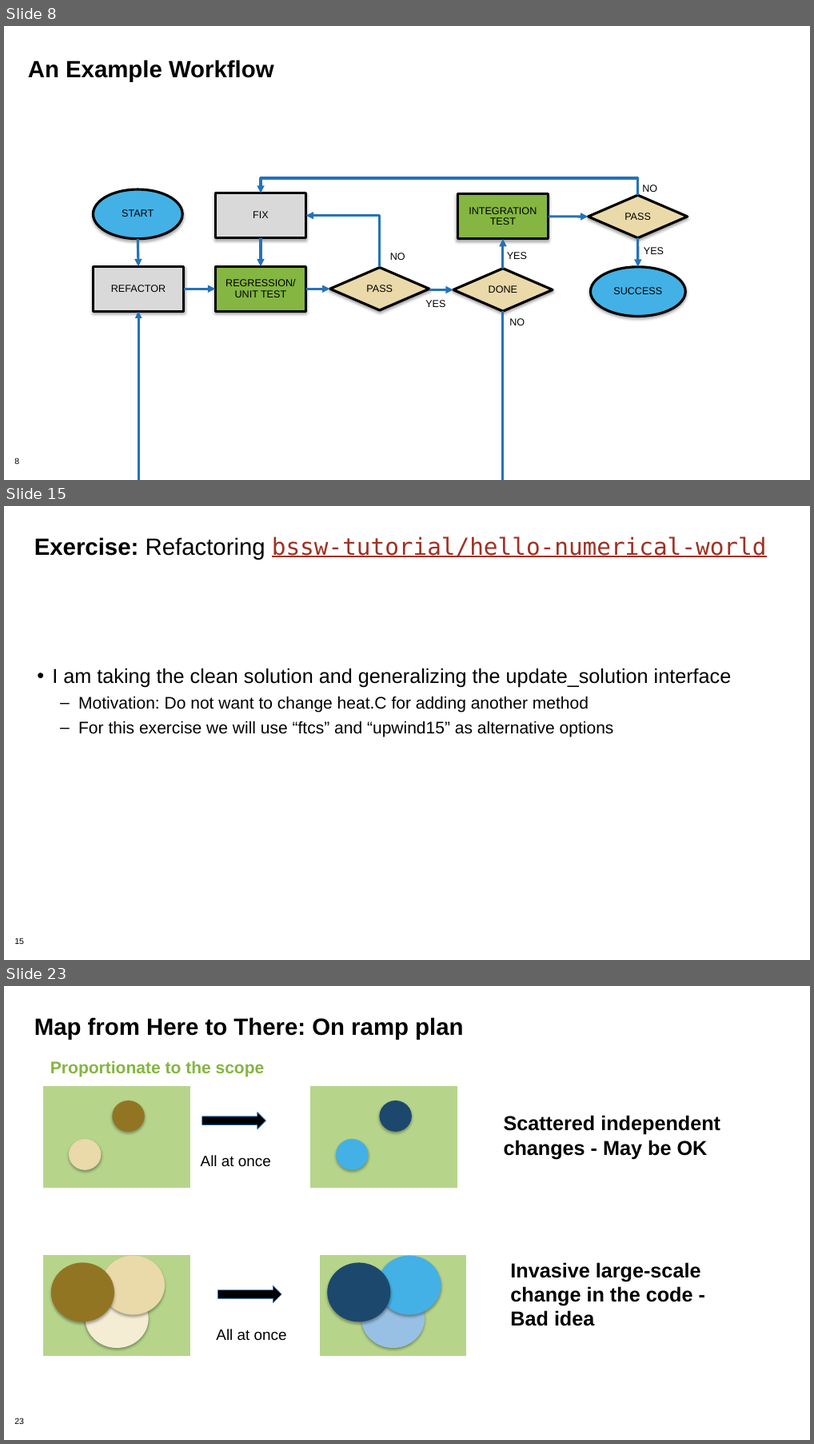
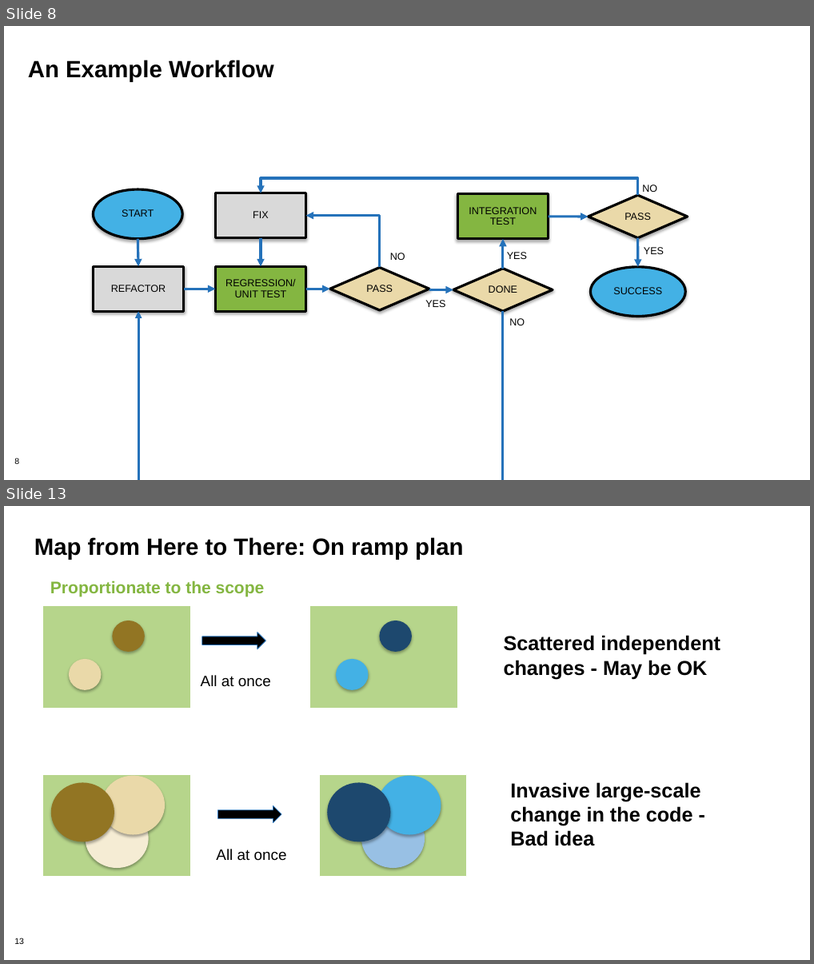
Before and after one commit to bssw-tutorial/presentations, a slide deck: refactoring.pptx. Shown one above the other, each under a label of ours: slides 8, 15 and 23 before the commit, slides 8 and 13 after it; the slides between them are not shown. The pictures are 814x1444 and 814x964 pixels, drawn with LibreOffice and Linux fonts; fonts in the diff are those of the drawing. Boxes give left, top, right and bottom in pixels: in the first picture for what was removed or moved away, otherwise in the second. Text is boxed around its words. In the diff, an @@ line names an element or a change of style, - is before the commit and + after.

Commit message:
redid refactoring

```diff
--- a/refactoring.pptx
+++ b/refactoring.pptx
@@ slide 15 removed at box(4, 506, 810, 960), background #FFFFFF; not listed: 1 template element that a slide beside it also shows @@
@@ title removed at box(34, 536, 767, 560) @@
-Exercise: Refactoring bssw-tutorial/hello-numerical-world
@@ text removed at box(52, 668, 732, 736) @@
-• I am taking the clean solution and generalizing the update_solution interface
-  – Motivation: Do not want to change heat.C for adding another method
-  – For this exercise we will use “ftcs” and “upwind15” as alternative options
@@ what was slide 23 is now slide 13 @@
@@ page number at box(14, 937, 24, 944): text changed @@
-23
+13
```
Also in this commit, not shown: 4 slides changed, 1 slide added, 10 other slides removed.
